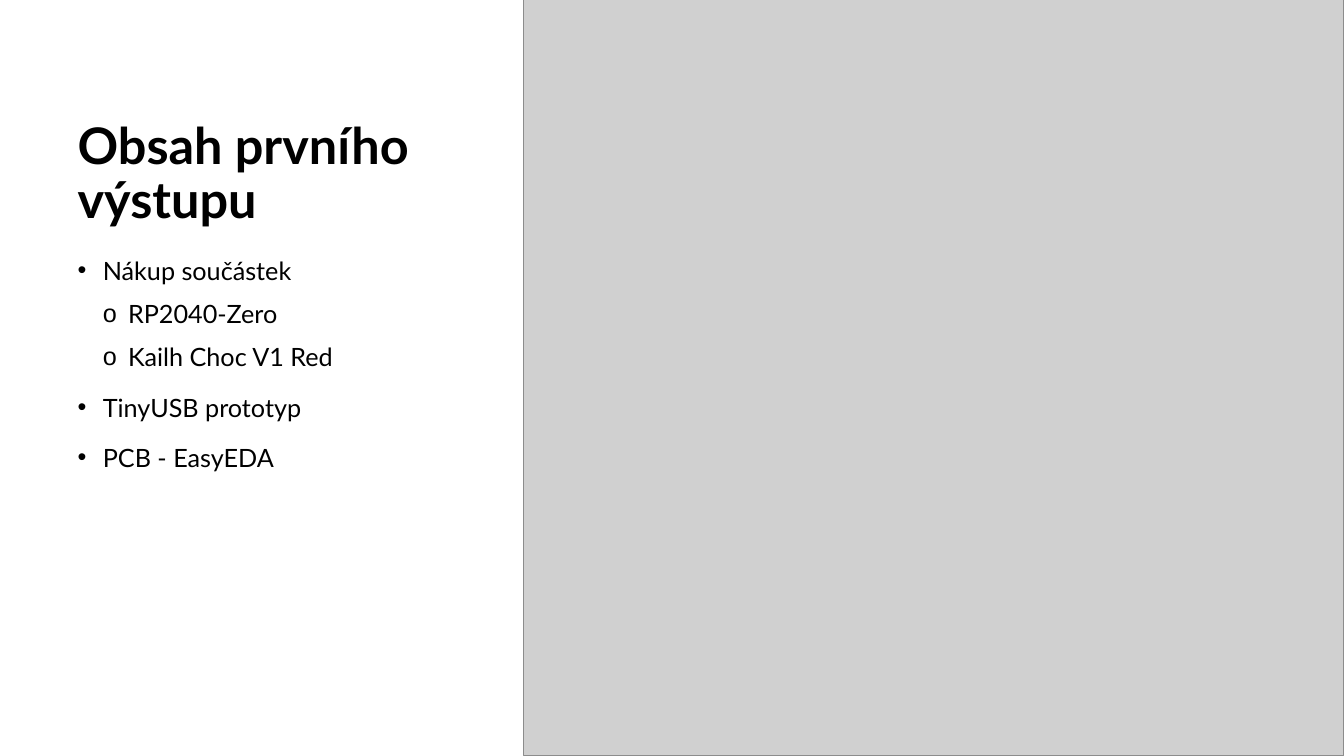
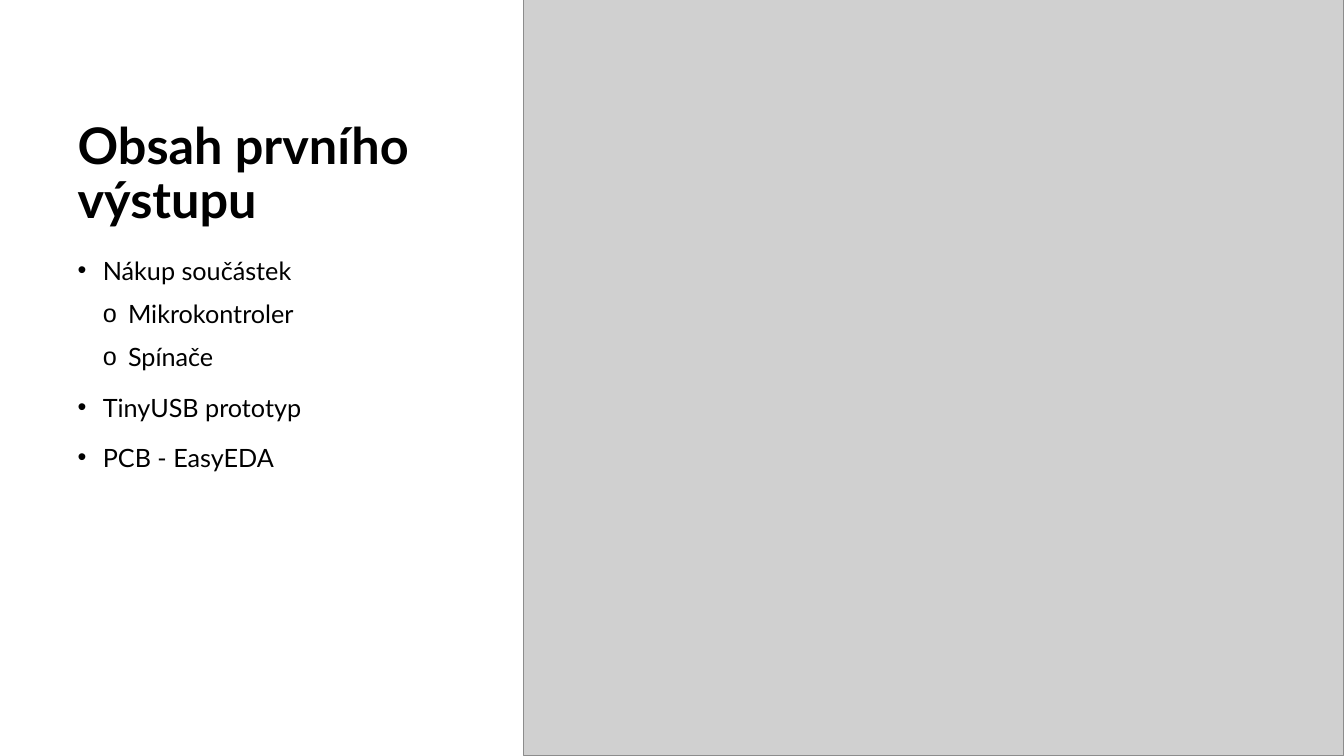
Before and after one commit to VojtechNebes/ssps-stp-stenokeyboard, a slide deck: slide 2 of vystup_1/STP výstup 1.pptx. Drawn at 1344x756 pixels with LibreOffice and Linux fonts; fonts in the diff are those of the drawing; grey boxes stand for pictures. Boxes give left, top, right and bottom in pixels: in the first picture for what was removed or moved away, otherwise in the second. Text is boxed around its words. In the diff, an @@ line names an element or a change of style, - is before the commit and + after.

```diff
--- a/vystup_1/STP výstup 1.pptx
+++ b/vystup_1/STP výstup 1.pptx
@@ text at <box>128,304,294,371</box>: text changed @@
-  o RP2040-Zero
-  o Kailh Choc V1 Red
+  o Mikrokontroler
+  o Spínače
```
Also in this commit, not shown: 2 slides added, 2 slides removed, 1 other file.
